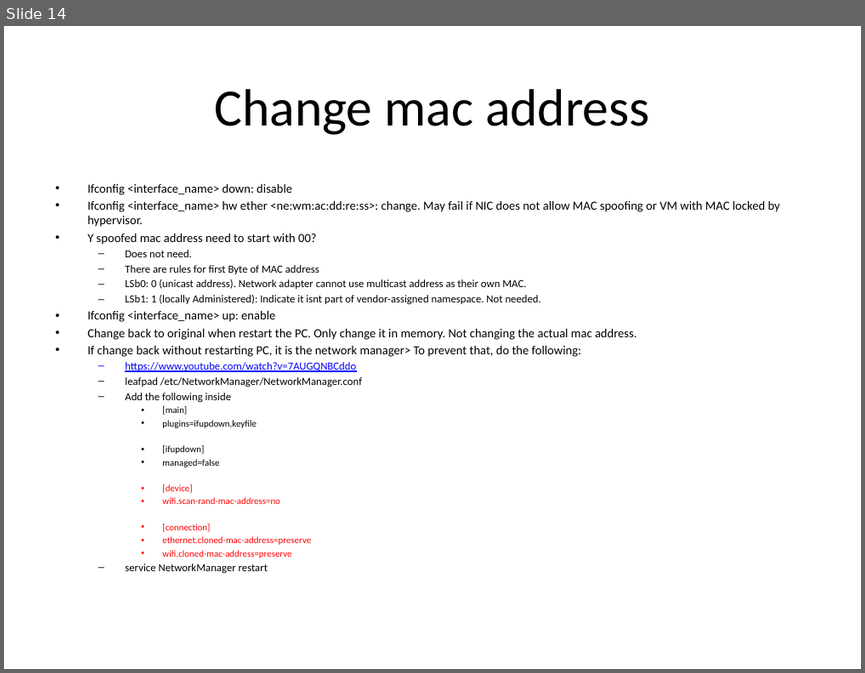
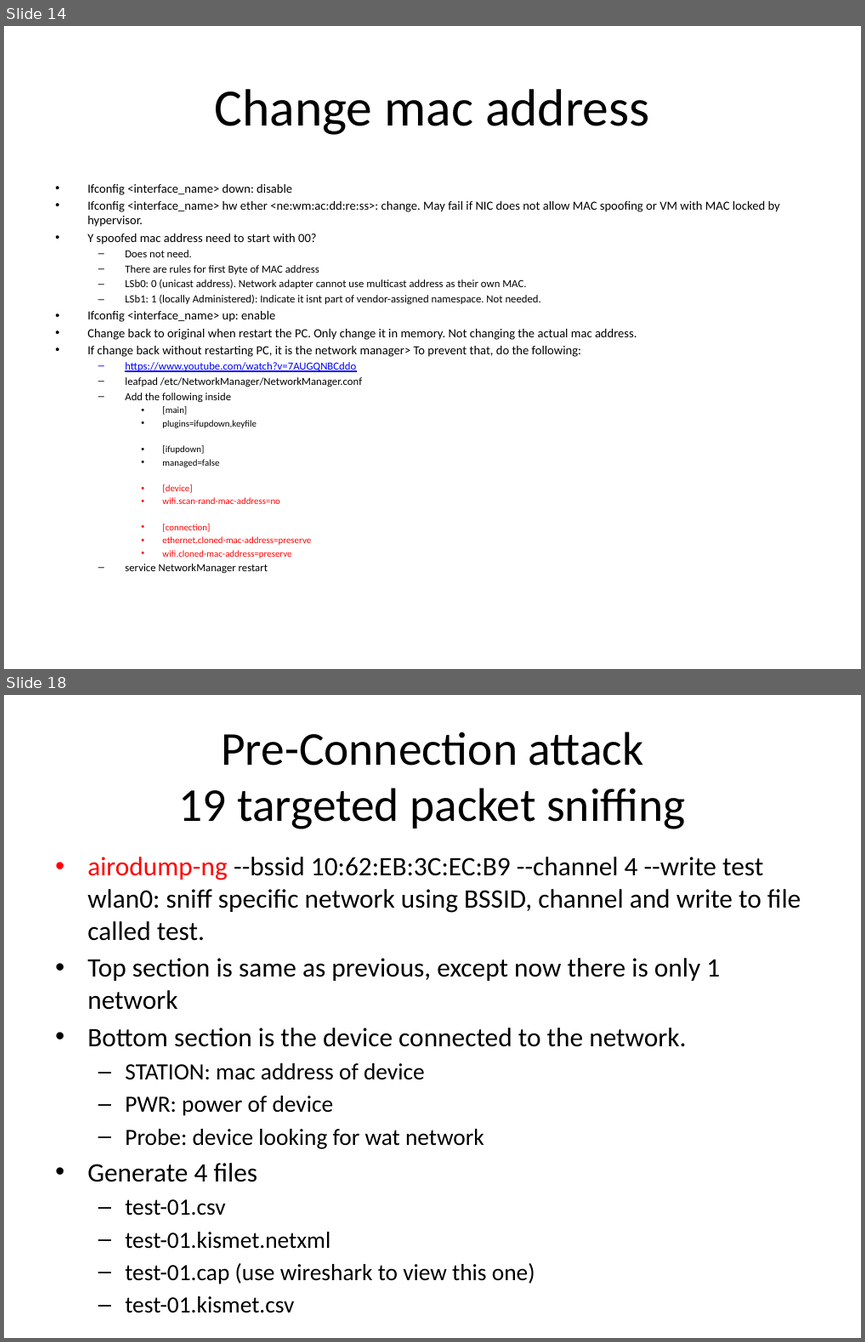
Before and after one commit to kindaichinisan/ethical_hacking, a slide deck: Ethical hacking.pptx. Shown one above the other, each under a label of ours: slide 14 before the commit, slides 14 and 18 after it; the slides between them are not shown. The pictures are 865x673 and 865x1342 pixels, drawn with LibreOffice and Linux fonts; fonts in the diff are those of the drawing. Boxes give left, top, right and bottom in pixels: in the first picture for what was removed or moved away, otherwise in the second. Text is boxed around its words. In the diff, an @@ line names an element or a change of style, - is before the commit and + after.

```diff
--- a/Ethical hacking.pptx
+++ b/Ethical hacking.pptx
@@ slide 18 added at (4, 695, 861, 1338), background #FFFFFF @@
@@ title added at (179, 732, 685, 829), 39.6 pt, text #000000 @@
+Pre-Connection attack
+19 targeted packet sniffing
@@ text added at (87, 857, 800, 1283), 22.4 pt, text #000000 @@
+• airodump-ng --bssid 10:62:EB:3C:EC:B9 --channel 4 --write test wlan0: sniff specific network using BSSID, channel and write to file called test.
+• Top section is same as previous, except now there is only 1 network
+• Bottom section is the device connected to the network.
+  – STATION: mac address of device
+  – PWR: power of device
+  – Probe: device looking for wat network
+• Generate 4 files
+  – test-01.csv
+  – test-01.kismet.netxml
+  – test-01.cap (use wireshark to view this one)
+  – test-01.kismet.csv
```
Also in this commit, not shown: 1 slide changed, 9 other slides added, 6 other files.
